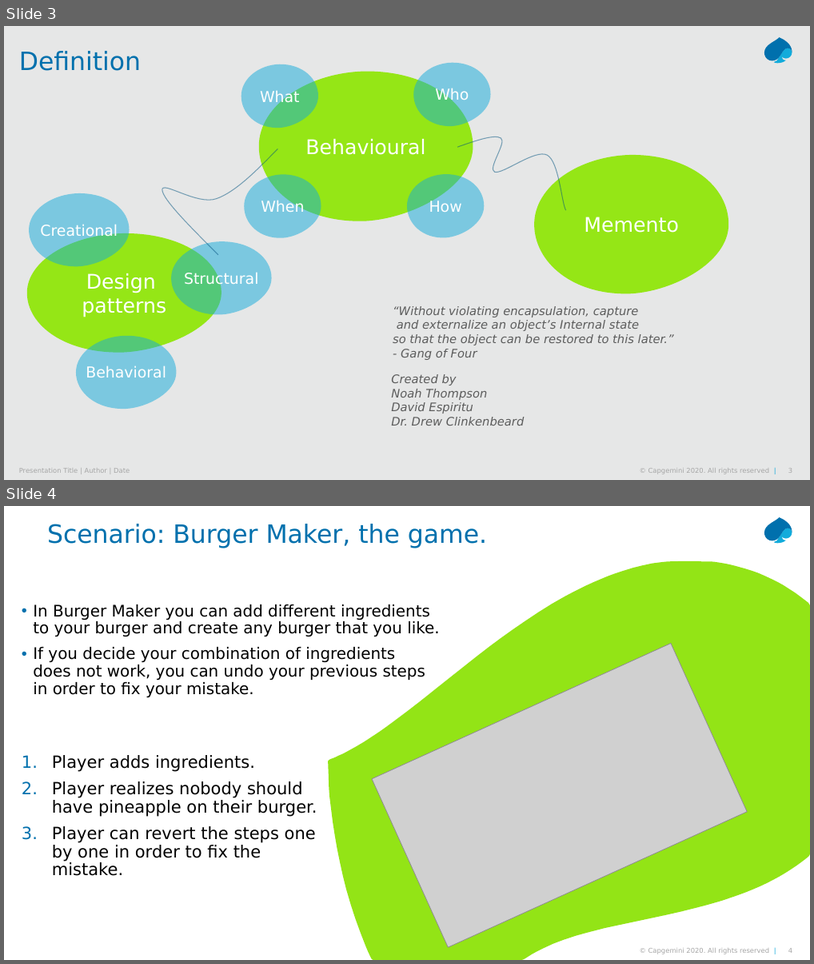
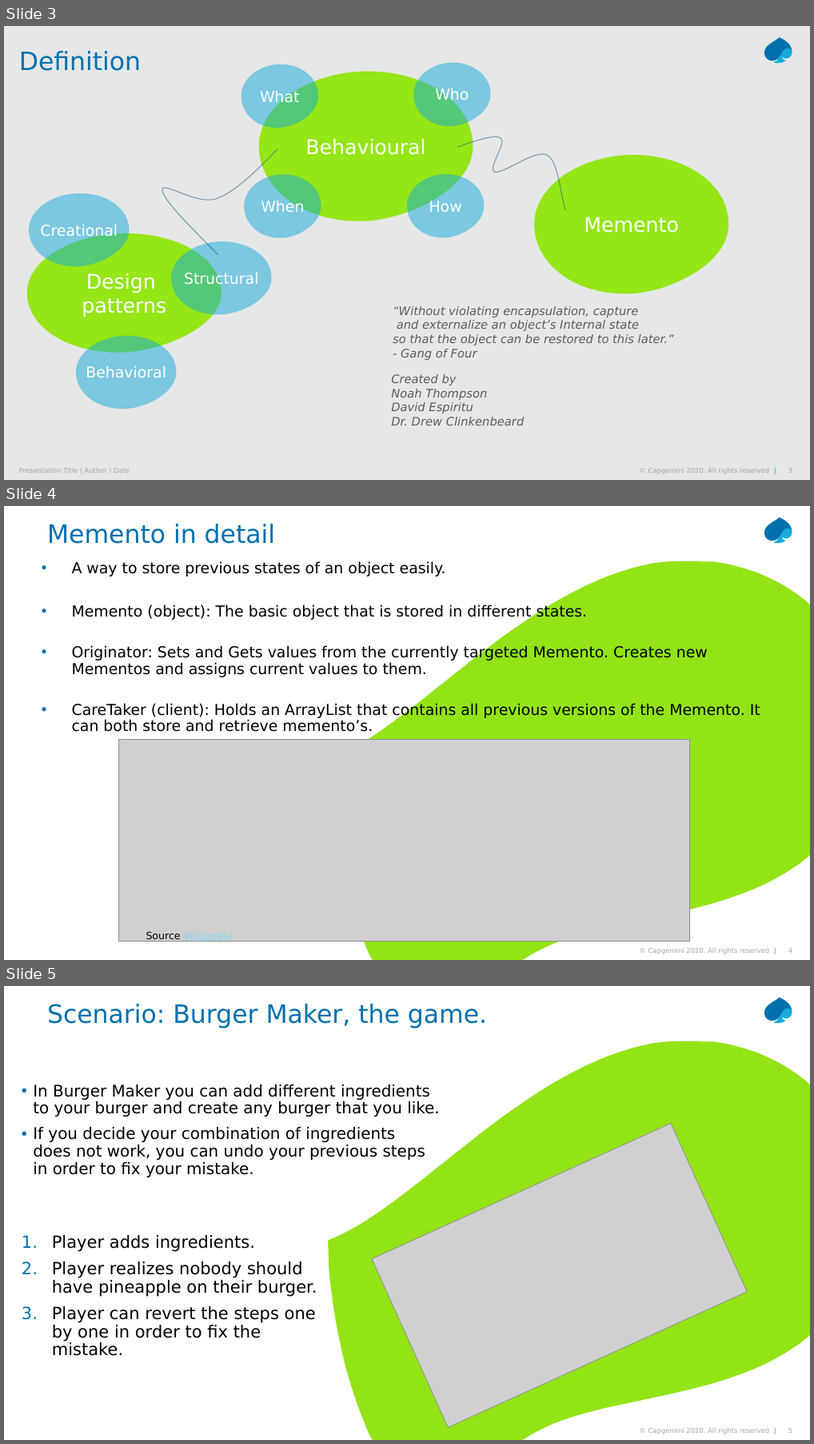
Before and after one commit to LarsMudde/Memento, a slide deck: design_patterns_for_lunch_memento - 27-10-2020.pptx. Shown one above the other, each under a label of ours: slides 3 and 4 before the commit, slides 3, 4 and 5 after it. The pictures are 814x964 and 814x1444 pixels, drawn with LibreOffice and Linux fonts; fonts in the diff are those of the drawing; grey boxes stand for pictures. Boxes give left, top, right and bottom in pixels: in the first picture for what was removed or moved away, otherwise in the second. Text is boxed around its words. In the diff, an @@ line names an element or a change of style, - is before the commit and + after.

```diff
--- a/design_patterns_for_lunch_memento - 27-10-2020.pptx
+++ b/design_patterns_for_lunch_memento - 27-10-2020.pptx
@@ slide 4 added at bbox=[4, 506, 810, 960], background #FFFFFF; not listed: 5 template elements that a slide beside it also shows @@
@@ text added at bbox=[47, 524, 275, 544], 30 pt, text #0070AD @@
+Memento in detail
@@ text added at bbox=[72, 561, 761, 732], 18 pt, text #000000 @@
+• A way to store previous states of an object easily.
+• Memento (object): The basic object that is stored in different states.
+• Originator: Sets and Gets values from the currently targeted Memento. Creates new Mementos and assigns current values to them.
+• CareTaker (client): Holds an ArrayList that contains all previous versions of the Memento. It can both store and retrieve memento’s.
@@ picture added at bbox=[119, 739, 690, 940] @@
@@ text added at bbox=[146, 931, 233, 941], 12 pt, text #88D5ED, underline @@
+Source Wikipedia
@@ what was slide 4 is now slide 5 @@
```
Also in this commit, not shown: 1 slide changed, 2 other files.
